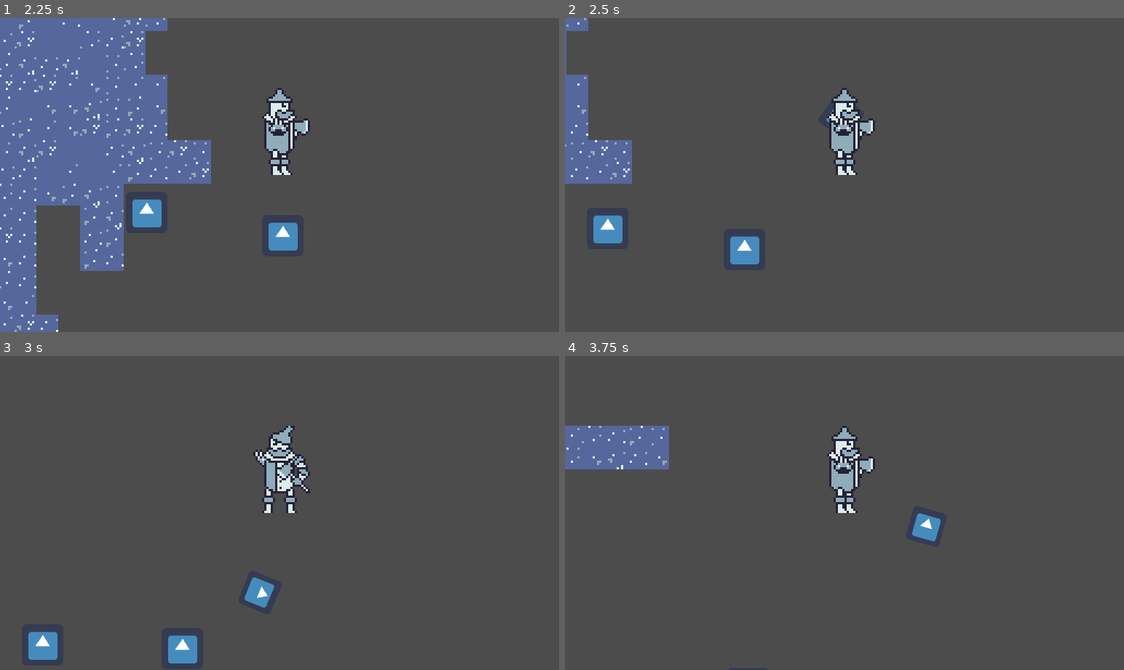
Above: before the commit, frames 1-4 (two rows, left to right).
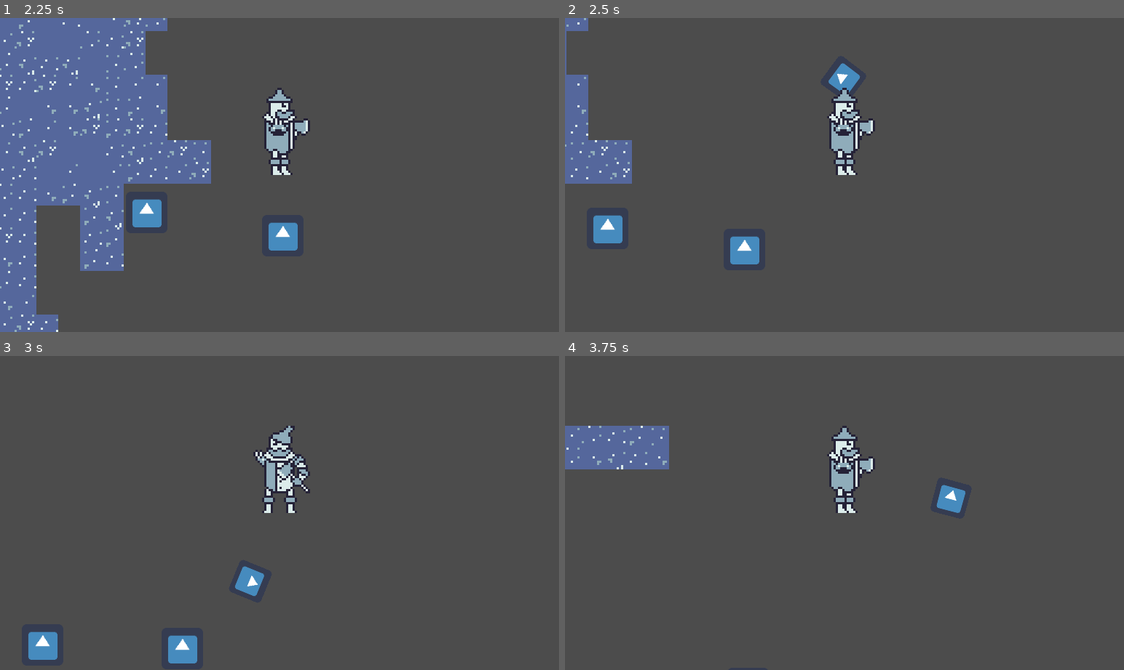
Above: after the commit, the same moments.

Repository: Travh98/GWJ_Jan2023_Heartless
Game: Godot game, scene res://levels/test_level.tscn
Same seed, same stepped clock (60 frames per second), same inputs: the game is played once before the commit and once after it. The engine's default icon, where the game draws it, is replaced by a stand-in: a white triangle on a blue panel in a dark square.
Inputs (mouse positions are in pixels of both pictures, inside the frame that each line leads up to):
- Up to frame 1 (2.25 s): tap Enter at 0.5 s; move the mouse to (402, 159) at 0.52 s; hold D (right) 0.53-1.28 s; click (402, 159) at 0.6 s; move the mouse to (167, 190) at 1.27 s; hold S (down) 1.28-2.03 s; click (167, 190) at 1.35 s; move the mouse to (335, 105) at 2.02 s; hold D (right) from 2.03 s (still down); right-click (335, 105) at 2.1 s
- Up to frame 2 (2.5 s): keep holding D (right); click (900, 105) at 2.3 s
- Up to frame 3 (3 s): move the mouse to (251, 575) at 2.77 s; release D (right) at 2.78 s; hold W (up) from 2.78 s (still down); click (251, 575) at 2.85 s
- Up to frame 4 (3.75 s): move the mouse to (1012, 560) at 3.52 s; release W (up) at 3.53 s; hold A (left) from 3.53 s (still down); click (1012, 560) at 3.6 s

Frame 1 is identical in both runs. In frame 2, 0.3% of the frame differs, in the area x 46-53%, y 14-34%; in frame 3, 0.5%; in frame 4, 0.7%, in the area x 62-72%, y 40-60%.

Commit message:
Attack is stationary now

Diff:
--- a/actors/axe_swing_attack.gd
+++ b/actors/axe_swing_attack.gd
@@ -1,7 +1,7 @@
 extends Area2D
 
 var despawn_timer
-export var move_speed = 200
+#export var move_speed = 200
 
 func _ready():
 	self.connect("body_entered", self, "on_body_entered")
@@ -9,8 +9,9 @@
 	despawn_timer = get_node("DespawnTimer")
 	despawn_timer.connect("timeout", self, "despawn")
 
-func _physics_process(delta):
-	position += Vector2(1, 0).rotated(rotation) * delta * move_speed
+#func _physics_process(delta):
+	# This code sends the axe attack flying outwards from the player
+	#position += Vector2(1, 0).rotated(rotation) * delta * move_speed
 
 
 func on_body_entered(body : Node) -> void:
--- a/actors/player_character/player_character.gd
+++ b/actors/player_character/player_character.gd
@@ -4,6 +4,7 @@
 const ANIMATION_DIRECTIONS := {Vector2.RIGHT: "right", Vector2.LEFT: "left", Vector2.UP: "up", Vector2.DOWN: "down"}
 const SPEED := 128
 var temporary_speed
+var attack_range = 35
 
 var velocity := Vector2.ZERO
 
@@ -52,8 +53,9 @@
 func axe_attack() -> void:
 	var attack = axe_attack_scene.instance()
 	get_tree().root.get_child(0).add_child(attack) # Add attack to the first child of root (the Level itself)
-	attack.global_transform = global_transform
+	attack.global_transform.origin = global_transform.origin + Vector2(0, -16) # 16 is half the height of player sprite
 	attack.rotation = get_angle_to(get_global_mouse_position())
+	attack.global_transform.origin += Vector2(attack_range, 0).rotated(attack.rotation)
 
 func dash() -> void:
 	temporary_speed = SPEED * 5
